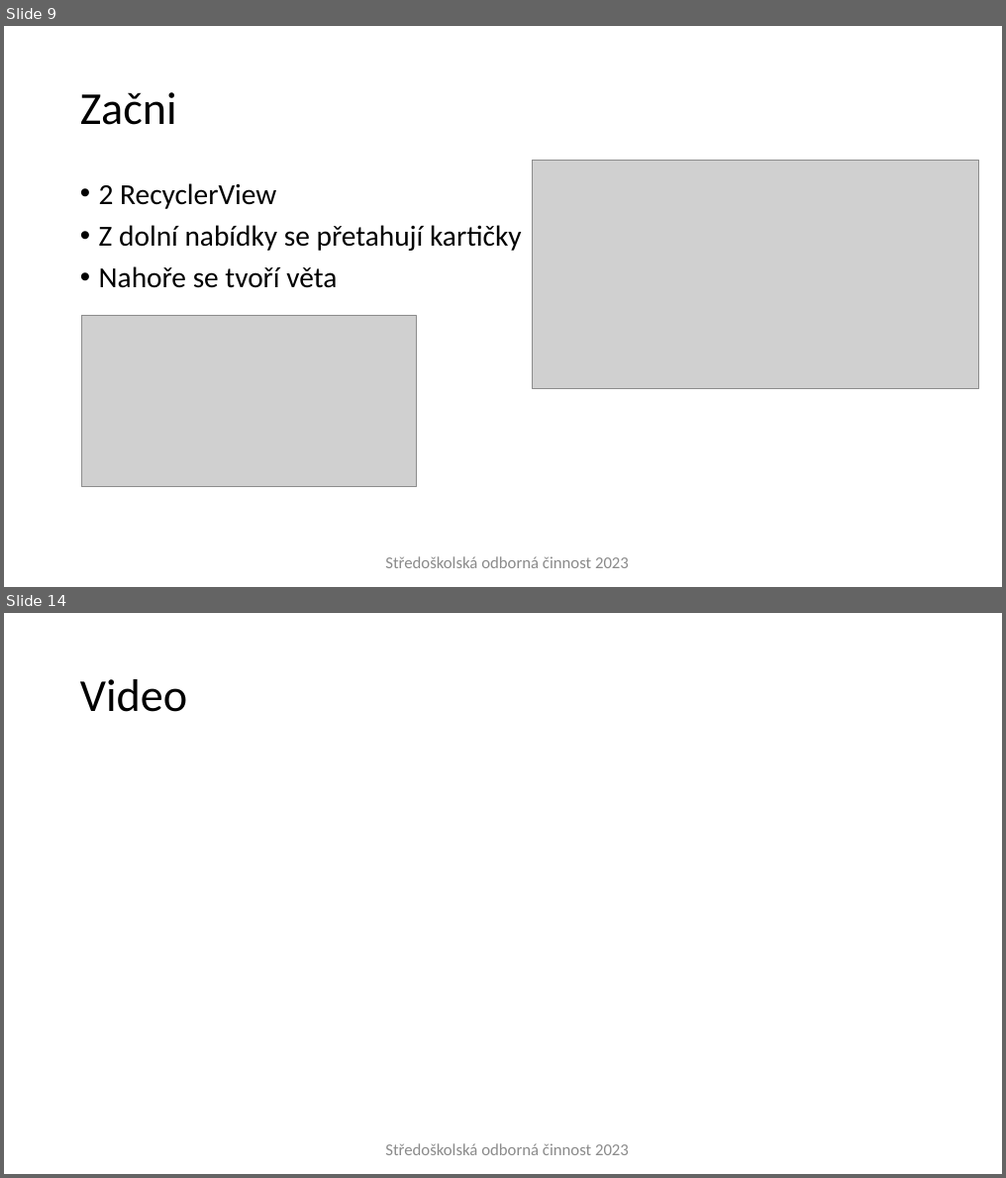
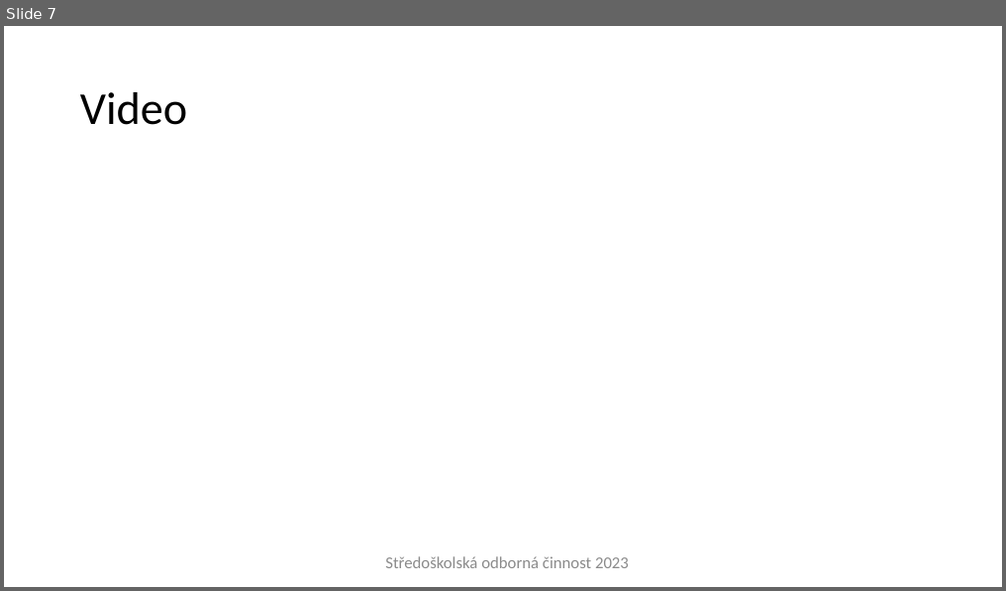
Before and after one commit to gyarab/Aplikace-Domluv-se, a slide deck: soc prezentace.pptx. Shown one above the other, each under a label of ours: slides 9 and 14 before the commit, slide 7 after it; the slides between them are not shown. The pictures are 1006x1178 and 1006x591 pixels, drawn with LibreOffice and Linux fonts; fonts in the diff are those of the drawing; grey boxes stand for pictures; background and template pictures are left out. Boxes give left, top, right and bottom in pixels: in the first picture for what was removed or moved away, otherwise in the second. Text is boxed around its words. In the diff, an @@ line names an element or a change of style, - is before the commit and + after.

```diff
--- a/soc prezentace.pptx
+++ b/soc prezentace.pptx
@@ slide 9 removed at <box>4,26,1002,587</box>, background #FFFFFF @@
@@ title removed at <box>80,92,177,125</box> @@
-Začni
@@ picture removed at <box>533,160,979,389</box> @@
@@ text removed at <box>99,183,522,288</box> @@
-• 2 RecyclerView
-• Z dolní nabídky se přetahují kartičky
-• Nahoře se tvoří věta
@@ picture removed at <box>82,315,417,487</box> @@
@@ rectangle removed at <box>377,548,638,577</box> @@
-Středoškolská odborná činnost 2023
@@ what was slide 14 is now slide 7 @@
```
Also in this commit, not shown: 5 slides changed, 6 slides added, 8 other slides removed.
